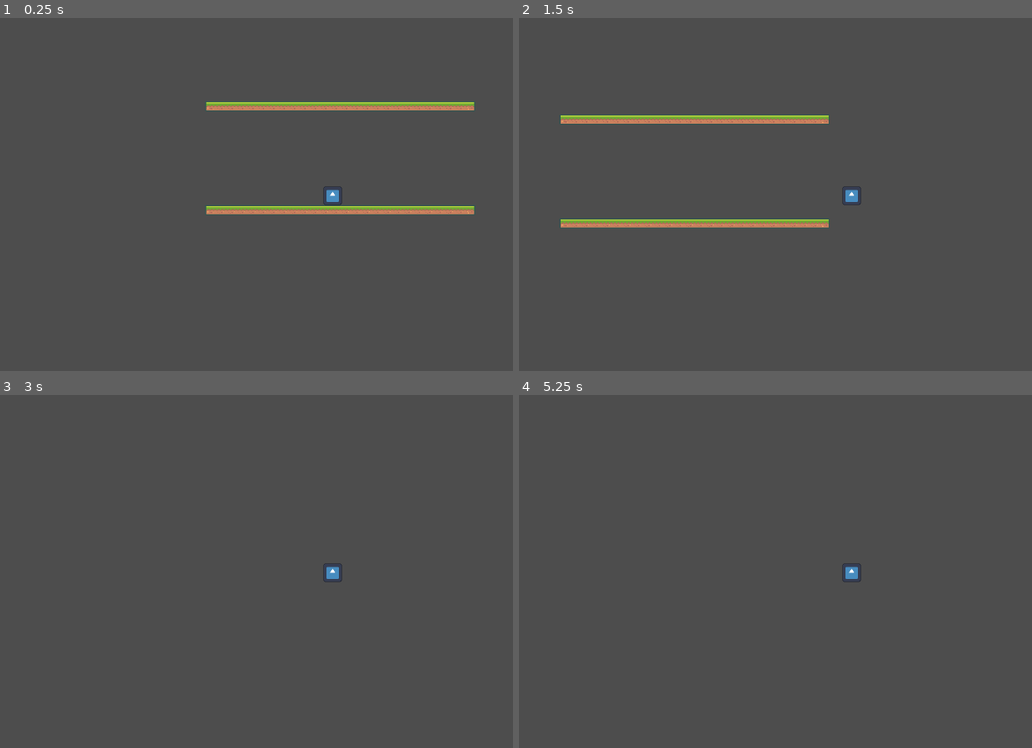
Above: before the commit, frames 1-4 (two rows, left to right).
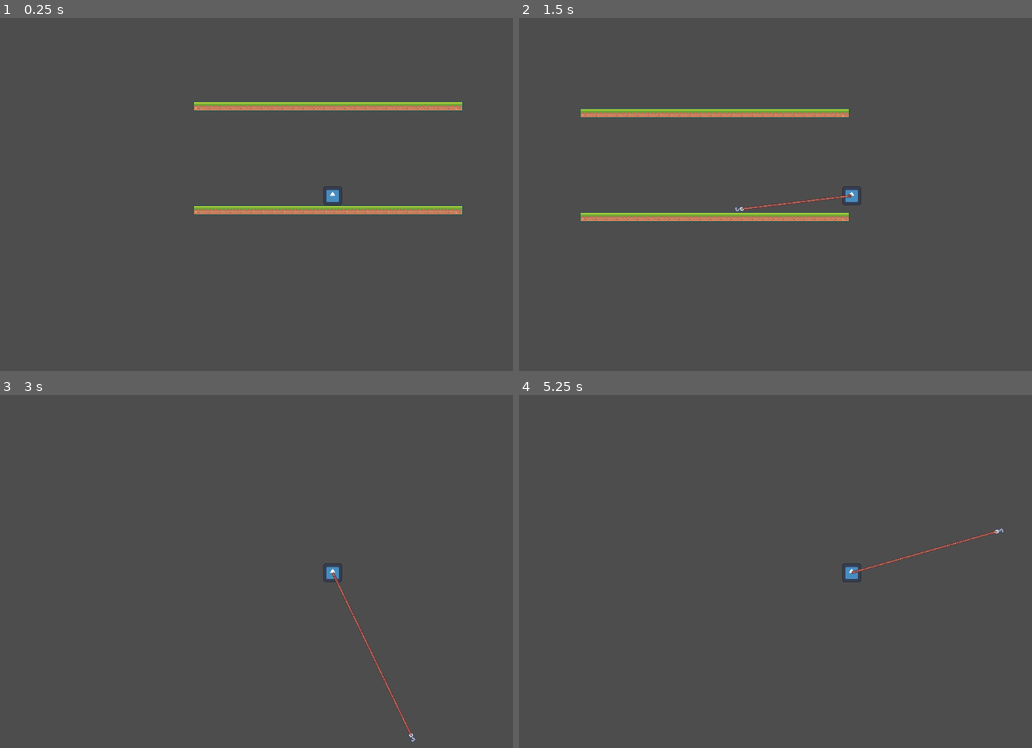
Above: after the commit, the same moments.

Repository: 10Zeeko/Grapls
Game: Godot game, scene res://Levels/level_test.tscn
The game is run twice, just before and just after one commit, with the same random seed, the same clock (stepped at 60 frames per second) and the same inputs. The engine's default icon, where the game draws it, is replaced by a stand-in: a white triangle on a blue panel in a dark square.
Inputs (mouse positions are in pixels of both pictures, inside the frame that each line leads up to):
- Up to frame 1 (0.25 s): no input
- Up to frame 2 (1.5 s): tap Enter at 0.5 s; move the mouse to (996, 176) at 0.52 s; hold D (right) from 0.53 s (still down); tap Space (jump) at 0.6, 0.77, 1.07, 1.35 s; click (996, 176) at 0.67 s; move the mouse to (719, 215) at 1.27 s; click (719, 215) at 1.42 s
- Up to frame 3 (3 s): tap Space (jump) at 1.52, 1.82, 2.1, 2.75, 2.85 s; move the mouse to (400, 490) at 2.02 s; release D (right) at 2.03 s; hold A (left) 2.03-2.78 s; click (400, 490) at 2.17 s; move the mouse to (297, 649) at 2.77 s; hold D (right) from 2.78 s (still down); click (297, 649) at 2.92 s
- Up to frame 4 (5.25 s): tap Space (jump) at 3.02, 3.32, 3.6, 3.77, 4.07, 4.25, 4.35, 4.52, 4.82, 5.1 s; tap Enter at 3.5, 5 s; move the mouse to (outside the picture) at 3.52 s; click (outside the picture) at 3.67 s; move the mouse to (652, 515) at 4.27 s; release D (right) at 4.28 s; hold A (left) 4.28-5.03 s; click (652, 515) at 4.42 s; move the mouse to (883, 571) at 5.02 s; hold D (right) from 5.03 s (still down); click (883, 571) at 5.17 s

The runs differ from the first frame. In frame 1, 0.6% of the frame differs, in the area x 37-93%, y 23-56%; in frame 2, 5.2%, in the area x 7-65%, y 25-60%; in frame 3, 0.2%; in frame 4, 0.2%.

Commit message:
Improvements in grappling behavior

Diff:
--- a/GameNodes/Player/Player.tscn
+++ b/GameNodes/Player/Player.tscn
@@ -1,8 +1,9 @@
-[gd_scene load_steps=5 format=3 uid="uid://bk4r0mxmdh132"]
+[gd_scene load_steps=6 format=3 uid="uid://bk4r0mxmdh132"]
 
 [ext_resource type="Script" path="res://Scripts/Player/Player.gd" id="1_3xkhi"]
 [ext_resource type="Texture2D" uid="uid://cea2ovbikc30v" path="res://icon.svg" id="1_t5o3r"]
 [ext_resource type="Script" path="res://Scripts/Player/Camera2D.gd" id="3_qv2u3"]
+[ext_resource type="PackedScene" uid="uid://b6vx2yqsr2bbh" path="res://GameNodes/Player/arm.tscn" id="4_khwel"]
 
 [sub_resource type="RectangleShape2D" id="RectangleShape2D_u1cnf"]
 size = Vector2(32, 32)
@@ -19,3 +20,5 @@
 
 [node name="Camera2D" type="Camera2D" parent="."]
 script = ExtResource("3_qv2u3")
+
+[node name="Arm" parent="." instance=ExtResource("4_khwel")]
--- /dev/null
+++ b/GameNodes/Player/arm.tscn
@@ -0,0 +1,30 @@
+[gd_scene load_steps=5 format=3 uid="uid://b6vx2yqsr2bbh"]
+
+[ext_resource type="Script" path="res://Scripts/Player/arm.gd" id="1_agxu7"]
+[ext_resource type="Texture2D" uid="uid://m7ila58f4dvi" path="res://Sprites/Tiles/tile_0039.png" id="2_bbwv3"]
+[ext_resource type="Texture2D" uid="uid://cdsl80l8lmds2" path="res://Sprites/Tiles/rotated_tile_0023.png" id="3_txyrk"]
+
+[sub_resource type="RectangleShape2D" id="RectangleShape2D_0wi06"]
+size = Vector2(11, 16)
+
+[node name="Arm" type="Node2D"]
+script = ExtResource("1_agxu7")
+
+[node name="Tip" type="CharacterBody2D" parent="."]
+collision_layer = 3
+collision_mask = 2
+
+[node name="Sprite2D" type="Sprite2D" parent="Tip"]
+position = Vector2(0, 9)
+texture = ExtResource("2_bbwv3")
+
+[node name="CollisionShape2D" type="CollisionShape2D" parent="Tip"]
+position = Vector2(-0.5, 1)
+shape = SubResource("RectangleShape2D_0wi06")
+
+[node name="Rope" type="Line2D" parent="."]
+texture_repeat = 2
+points = PackedVector2Array(0, 0, 0, 0)
+width = 14.0
+texture = ExtResource("3_txyrk")
+texture_mode = 1
--- a/Levels/level_test.tscn
+++ b/Levels/level_test.tscn
@@ -561,7 +561,8 @@
 
 [sub_resource type="TileSet" id="TileSet_kxb87"]
 tile_size = Vector2i(18, 18)
-physics_layer_0/collision_layer = 1
+physics_layer_0/collision_layer = 3
+physics_layer_0/collision_mask = 3
 sources/0 = SubResource("TileSetAtlasSource_2eue3")
 
 [node name="LevelTest" type="Node2D"]
--- a/Scripts/Player/Player.gd
+++ b/Scripts/Player/Player.gd
@@ -7,13 +7,34 @@
 const GRAVITY = 50
 const FRICTION_AIR = 0.95
 const FRICTION_GROUND = 0.85
+const ARM_PULL = 100
 
+var arm_velocity = Vector2(0, 0)
 var can_jump = false
+
+func _input(event):
+	if event is InputEventMouseButton:
+		if event.pressed:
+			$Arm.shoot(event.position - get_viewport().size * 0.5)
+		else:
+			$Arm.release()
 
 func _physics_process(delta):
 	var move = (Input.get_action_strength("right") - Input.get_action_strength("left")) * SPEED
 
 	velocity.y += GRAVITY
+
+	if $Arm.hooked:
+		arm_velocity = to_local($Arm.tip).normalized() * ARM_PULL
+		if arm_velocity.y > 0:
+			arm_velocity.y *= 0.55
+		else:
+			arm_velocity.y *= 1.65
+		if sign(arm_velocity.x) != sign(move):
+			arm_velocity *= 0.7
+	else:
+		arm_velocity = Vector2(0, 0)
+	velocity += arm_velocity
 
 	velocity.x += move
 	move_and_slide()
@@ -31,8 +52,6 @@
 		velocity.y = -5
 
 	if Input.is_action_just_pressed("jump"):
-		print ("TONTO")
-		print (grounded)
-		print (can_jump)
 		if grounded and can_jump:
+			can_jump = false
 			velocity.y = JUMP_VELOCITY
--- /dev/null
+++ b/Scripts/Player/arm.gd
@@ -0,0 +1,37 @@
+extends Node2D
+
+@onready var rope = $Rope
+var direction := Vector2(0, 0)
+var tip := Vector2(0, 0)
+
+const SPEED = 50
+
+var flying = false
+var hooked = false
+
+func shoot(dir: Vector2):
+	direction = dir.normalized()
+	flying = true
+	tip = self.global_position
+
+func release():
+	flying = false
+	hooked = false
+
+# Called every frame. 'delta' is the elapsed time since the previous frame.
+func _process(delta) -> void:
+	self.visible = flying or hooked
+	if not self.visible:
+		return
+	var tip_loc = to_local(tip)
+	$Tip.rotation = self.position.angle_to_point(tip_loc) - deg_to_rad(90)
+	rope.set_point_position(0, Vector2(0, 0))
+	rope.set_point_position(1, tip_loc)
+
+func _physics_process(delta):
+	$Tip.global_position = tip
+	if flying:
+		if $Tip.move_and_collide(direction * SPEED):
+			hooked = true
+			flying = false
+		tip = $Tip.global_position
Binary file added: Sprites/Tiles/rotated_tile_0023.png
Not shown, added: Sprites/Tiles/rotated_tile_0023.png.import
Binary file added: Sprites/Tiles/tile_0023.png
Not shown, added: Sprites/Tiles/tile_0023.png.import
Binary file added: Sprites/Tiles/tile_0039.png
Not shown, added: Sprites/Tiles/tile_0039.png.import
